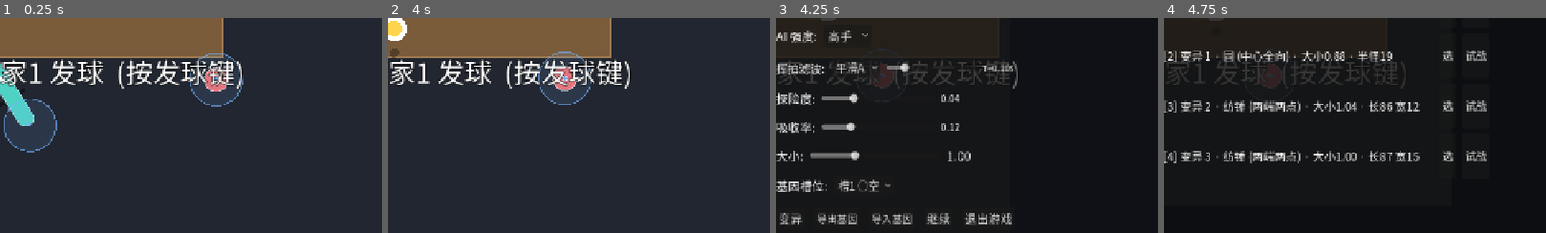
Above: before the commit, frames 1-4 (left to right).
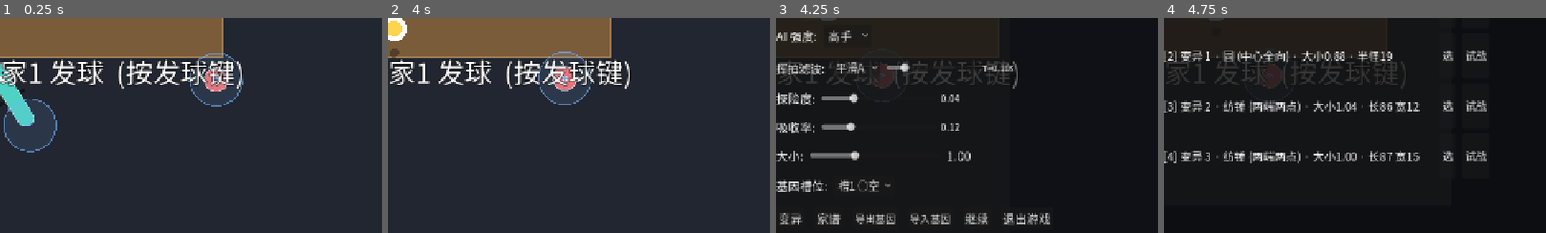
Above: after the commit, the same moments.

Repository: shuperidou/BMA-Arena
Game: Godot game, scene res://scenes/Main.tscn
Two runs of this game, one before a commit and one after it. Both use one fixed random seed, a clock stepped at 60 frames per second and the inputs below.
Inputs (mouse positions are % of the whole screen's width and height, from its top left):
- Up to frame 1 (0.25 s): no input
- Up to frame 2 (4 s): tap Enter at 0.5 s; move the mouse to (72, 45) at 0.52 s; hold D 0.53-1.25 s; tap 2 at 0.6 s; click (72, 45) at 0.67 s; tap Space at 0.77, 2.75, 3.77 s; drag from (30, 55) to (45, 70) at 1.27 s; move the mouse to (60, 28) at 2.02 s; hold D 2.03-2.75 s; tap 4 at 2.1 s; drag from (45, 70) to (20, 35) at 2.77 s; move the mouse to (80, 65) at 3.52 s; hold A from 3.53 s (still down); tap 6 at 3.6 s
- Up to frame 3 (4.25 s): keep holding A; tap Escape at 4.15 s
- Up to frame 4 (4.75 s): release A at 4.25 s; click "变异" at 4.25 s
The pictures show only the part of the screen within x 36-86%, y 34-84%; the shares and areas given below are measured in that part.

Frames 1-2 are identical in both runs. In frame 3, 2.0% of the frame differs, in the area x 11-72%, y 90-97%; in frame 4, nothing differs.

Commit message:
feat(P5): genealogy UI (TreePanel) - generations as rows with shape previews, current/past/eliminated coloring, click a node for details + lineage, restore ('回到这一代' = regret mechanic). ESC '家谱' button. Also superformula m now even in [4,10] (m=2 excluded, lives as sf2)

Diff:
--- a/scripts/character/mutation_system.gd
+++ b/scripts/character/mutation_system.gd
@@ -57,8 +57,8 @@
 			c["polar_lobes"] = clampi(GameConfig.polar_lobes + randi_range(-1, 1), 2, 8)
 			c["polar_amp"] = clampf(GameConfig.polar_amp + randf_range(-0.15, 0.15), 0.0, 0.85)
 		"superformula":
-			# m 偶数 ≤10; n1/n2∈(0,5], n3∈[-10,-3]∪[3,10]; k∈[0.5,2]; 且图形须通过合法性校验
-			c["sf_m"] = clampf(GameConfig.sf_m + float(randi_range(-2, 2)) * 2.0, 2.0, GameConfig.sf_n_max)
+			# m 仅偶数 [4,10] (m=2 已单列为"轴对称形", 不在此大类); 图形须通过合法性校验
+			c["sf_m"] = clampf(GameConfig.sf_m + float(randi_range(-2, 2)) * 2.0, 4.0, GameConfig.sf_n_max)
 			var p := GameConfig.superformula_sample_valid(c["sf_m"])
 			c["sf_n1"] = p["sf_n1"]
 			c["sf_n2"] = p["sf_n2"]
--- a/scripts/core/main.gd
+++ b/scripts/core/main.gd
@@ -16,6 +16,7 @@
 var players: Array[PlayerController] = []
 var cam: Camera2D = null
 var character_tree: CharacterTree = null    ## P5 角色家谱/进化树
+var tree_panel: TreePanel = null            ## P5 家谱查看面板
 
 # --- 反馈 [TEMP]: 命中停顿(hitstop) + 震屏 ---
 var _shake: float = 0.0
@@ -75,6 +76,11 @@
 	mutation_panel.name = "MutationPanel"
 	mutation_panel.main_ref = self
 	add_child(mutation_panel)
+
+	tree_panel = TreePanel.new()
+	tree_panel.name = "TreePanel"
+	tree_panel.main_ref = self
+	add_child(tree_panel)
 
 	match_ref = Match.new()
 	match_ref.name = "Match"
@@ -158,6 +164,23 @@
 ## 打开 P4 变异面板 (ESC 菜单「变异」按钮调用; 也用于 P5 强制变异)。
 func open_mutation() -> void:
 	mutation_panel.open()
+
+## 打开 P5 家谱面板。
+func open_tree() -> void:
+	tree_panel.open()
+
+## P5 后悔机制: 回到家谱里某一代 (启用那个旧形态) + 当前位置回退 + 落盘。
+func restore_node(id: int) -> void:
+	if character_tree == null:
+		return
+	var n: Dictionary = character_tree.get_node_by_id(id)
+	if n.is_empty():
+		return
+	MutationSystem.apply(n)
+	character_tree.current_id = id
+	character_tree.save()
+	rebuild_shapes()
+	EventBus.notify("已回到家谱节点: %s" % String(n.get("label", "")), 2.0)
 
 ## P5: 玩家选定一个候选 -> 记入家谱 (子代 = 选中, 其余 = 被淘汰分支), 并落盘。
 func record_choice(c: Dictionary, cands: Array) -> void:
--- a/scripts/ui/esc_menu.gd
+++ b/scripts/ui/esc_menu.gd
@@ -220,6 +220,11 @@
 	_font(mutate, 20)
 	mutate.pressed.connect(_on_mutate)
 	brow.add_child(mutate)
+	var btree := Button.new()
+	btree.text = "家谱"
+	_font(btree, 20)
+	btree.pressed.connect(_on_tree)
+	brow.add_child(btree)
 	var bexp := Button.new()
 	bexp.text = "导出基因"
 	_font(bexp, 17)
@@ -254,6 +259,11 @@
 	if main_ref != null and main_ref.has_method("open_mutation"):
 		main_ref.open_mutation()
 
+func _on_tree() -> void:
+	close()
+	if main_ref != null and main_ref.has_method("open_tree"):
+		main_ref.open_tree()
+
 func _on_body_kind(i: int) -> void:
 	if i < 0 or i >= GameConfig.BODY_KINDS.size():
 		return
--- /dev/null
+++ b/scripts/ui/tree_panel.gd
@@ -0,0 +1,170 @@
+class_name TreePanel
+extends CanvasLayer
+## P5 家谱 / 进化树查看面板: 按代展示所有节点 (当前/过去/被淘汰), 点节点看详情,
+## 并可"回到这一代" = 后悔机制 (重新启用被淘汰的旧形态)。
+## 打开时暂停游戏。
+
+var main_ref: Node = null
+var _rows: VBoxContainer = null
+var _detail: Label = null
+var _restore_btn: Button = null
+var _sel_id: int = -1
+
+func _ready() -> void:
+	layer = 27
+	process_mode = Node.PROCESS_MODE_ALWAYS
+	_build()
+	visible = false
+
+func _unhandled_input(event: InputEvent) -> void:
+	if not visible:
+		return
+	if event is InputEventKey and event.pressed and not event.echo and event.physical_keycode == KEY_ESCAPE:
+		close()
+		get_viewport().set_input_as_handled()
+
+func open() -> void:
+	_refresh()
+	visible = true
+	get_tree().paused = true
+
+func close() -> void:
+	visible = false
+	get_tree().paused = false
+
+func _font(c: Control, sz: int) -> void:
+	c.add_theme_font_override("font", GameConfig.ui_font())
+	c.add_theme_font_size_override("font_size", sz)
+
+func _build() -> void:
+	var dim := ColorRect.new()
+	dim.color = Color(0, 0, 0, 0.72)
+	dim.set_anchors_preset(Control.PRESET_FULL_RECT)
+	add_child(dim)
+
+	var panel := Panel.new()
+	panel.position = Vector2(120, 56)
+	panel.size = Vector2(1040, 610)
+	add_child(panel)
+
+	var vb := VBoxContainer.new()
+	vb.position = Vector2(24, 16)
+	vb.size = Vector2(992, 578)
+	vb.add_theme_constant_override("separation", 10)
+	panel.add_child(vb)
+
+	var title := Label.new()
+	title.text = "家谱 · 进化树    (Esc 关闭 · 点节点看详情 · 可回到某代 = 后悔机制)"
+	_font(title, 24)
+	vb.add_child(title)
+
+	var scroll := ScrollContainer.new()
+	scroll.custom_minimum_size = Vector2(992, 400)
+	scroll.size_flags_vertical = Control.SIZE_EXPAND_FILL
+	vb.add_child(scroll)
+	_rows = VBoxContainer.new()
+	_rows.size_flags_horizontal = Control.SIZE_EXPAND_FILL
+	_rows.add_theme_constant_override("separation", 10)
+	scroll.add_child(_rows)
+
+	_detail = Label.new()
+	_detail.autowrap_mode = TextServer.AUTOWRAP_WORD_SMART
+	_detail.custom_minimum_size = Vector2(992, 60)
+	_font(_detail, 17)
+	vb.add_child(_detail)
+
+	_restore_btn = Button.new()
+	_restore_btn.text = "回到这一代 (启用此形态)"
+	_font(_restore_btn, 18)
+	_restore_btn.disabled = true
+	_restore_btn.pressed.connect(_on_restore)
+	vb.add_child(_restore_btn)
+
+func _tree() -> CharacterTree:
+	if main_ref != null and "character_tree" in main_ref:
+		return main_ref.character_tree
+	return null
+
+func _refresh() -> void:
+	for ch in _rows.get_children():
+		ch.queue_free()
+	_sel_id = -1
+	_detail.text = ""
+	_restore_btn.disabled = true
+	var t: CharacterTree = _tree()
+	if t == null or t.nodes.is_empty():
+		_detail.text = "还没有家谱记录。打完一局 / 用 ESC「变异」选一次形态就会记录。"
+		return
+	var by_gen: Dictionary = {}
+	for n in t.nodes:
+		var g: int = int(n.get("gen", 0))
+		if not by_gen.has(g):
+			by_gen[g] = []
+		by_gen[g].append(n)
+	var gens: Array = by_gen.keys()
+	gens.sort()
+	for g in gens:
+		var grow := HBoxContainer.new()
+		grow.add_theme_constant_override("separation", 8)
+		var glab := Label.new()
+		glab.text = "第%d代" % g
+		glab.custom_minimum_size = Vector2(72, 0)
+		_font(glab, 16)
+		grow.add_child(glab)
+		for n in by_gen[g]:
+			grow.add_child(_make_card(t, n))
+		_rows.add_child(grow)
+
+func _make_card(t: CharacterTree, n: Dictionary) -> Control:
+	var id: int = int(n.get("id", -1))
+	var status: String = String(n.get("status", ""))
+	var card := VBoxContainer.new()
+	card.custom_minimum_size = Vector2(100, 0)
+	var prev := ShapePreview.new()
+	prev.setup_candidate(n)
+	card.add_child(prev)
+	var lab := Label.new()
+	var mark: String = "◀当前" if id == t.current_id else ("淘汰" if status == "eliminated" else "过去")
+	lab.text = "%s\n%s" % [mark, String(n.get("label", "?"))]
+	lab.horizontal_alignment = HORIZONTAL_ALIGNMENT_CENTER
+	_font(lab, 13)
+	if status == "eliminated":
+		lab.add_theme_color_override("font_color", Color(0.55, 0.5, 0.5))
+	elif id == t.current_id:
+		lab.add_theme_color_override("font_color", Color(0.5, 1.0, 0.6))
+	card.add_child(lab)
+	var btn := Button.new()
+	btn.text = "看/选"
+	_font(btn, 13)
+	btn.pressed.connect(_on_select.bind(id))
+	card.add_child(btn)
+	return card
+
+func _on_select(id: int) -> void:
+	_sel_id = id
+	var t: CharacterTree = _tree()
+	var n: Dictionary = t.get_node_by_id(id) if t != null else {}
+	if n.is_empty():
+		return
+	_detail.text = "【%s】%s    状态:%s\n%s" % [
+		String(n.get("label", "")), MutationSystem.describe(n),
+		String(n.get("status", "")), _lineage_text(t, n)]
+	_restore_btn.disabled = (t != null and id == t.current_id)
+
+func _lineage_text(t: CharacterTree, n: Dictionary) -> String:
+	var names: Array = []
+	var id: int = int(n.get("id", -1))
+	while id >= 0:
+		var m: Dictionary = t.get_node_by_id(id)
+		if m.is_empty():
+			break
+		names.push_front(String(m.get("label", "?")))
+		id = int(m.get("parent", -1))
+	return "血缘: " + " → ".join(names)
+
+func _on_restore() -> void:
+	if _sel_id < 0:
+		return
+	if main_ref != null and main_ref.has_method("restore_node"):
+		main_ref.restore_node(_sel_id)
+	_refresh()
Not shown, added: scripts/ui/tree_panel.gd.uid
